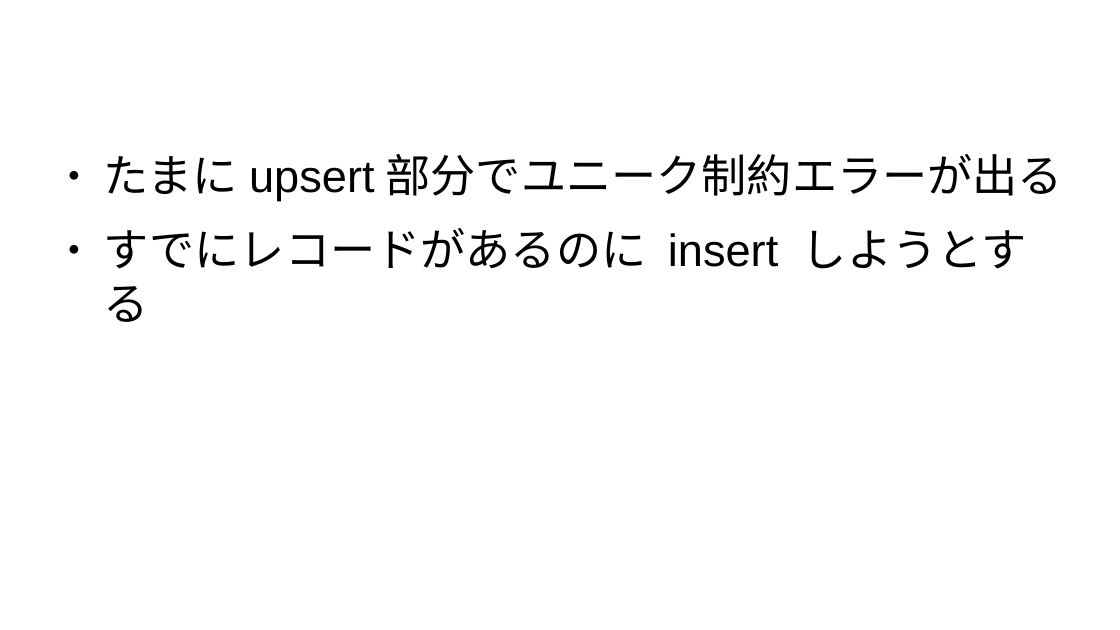
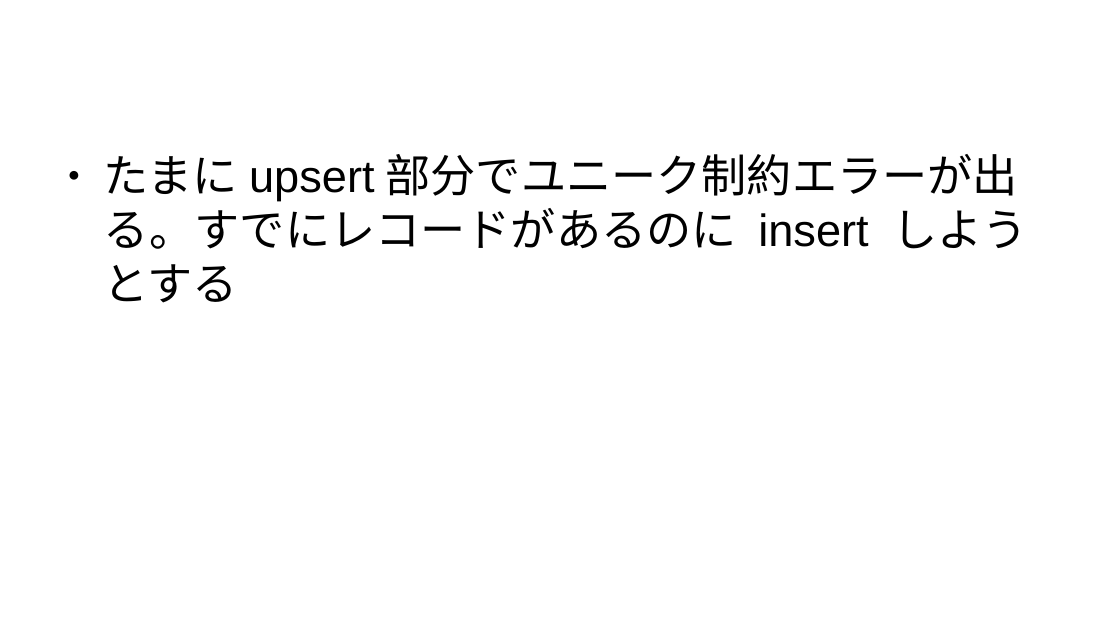
Before and after one commit to kijimad/roam, a slide deck: slide 5 of pdfs/20260616_upsert.odp. Drawn at 1120x630 pixels with LibreOffice and Linux fonts; fonts in the diff are those of the drawing. Boxes give left, top, right and bottom in pixels: in the first picture for what was removed or moved away, otherwise in the second. Text is boxed around its words. In the diff, an @@ line names an element or a change of style, - is before the commit and + after.

```diff
--- a/pdfs/20260616_upsert.odp
+++ b/pdfs/20260616_upsert.odp
@@ text at (x1=104, y1=156, x2=1027, y2=303): text changed @@
-● たまにupsert部分でユニーク制約エラーが出る
-● すでにレコードがあるのに insert しようとする
+● たまにupsert部分でユニーク制約エラーが出る。すでにレコードがあるのに insert しようとする
```
Also in this commit, not shown: 7 other slides changed, 1 slide added, 1 slide removed, 6 other files.
